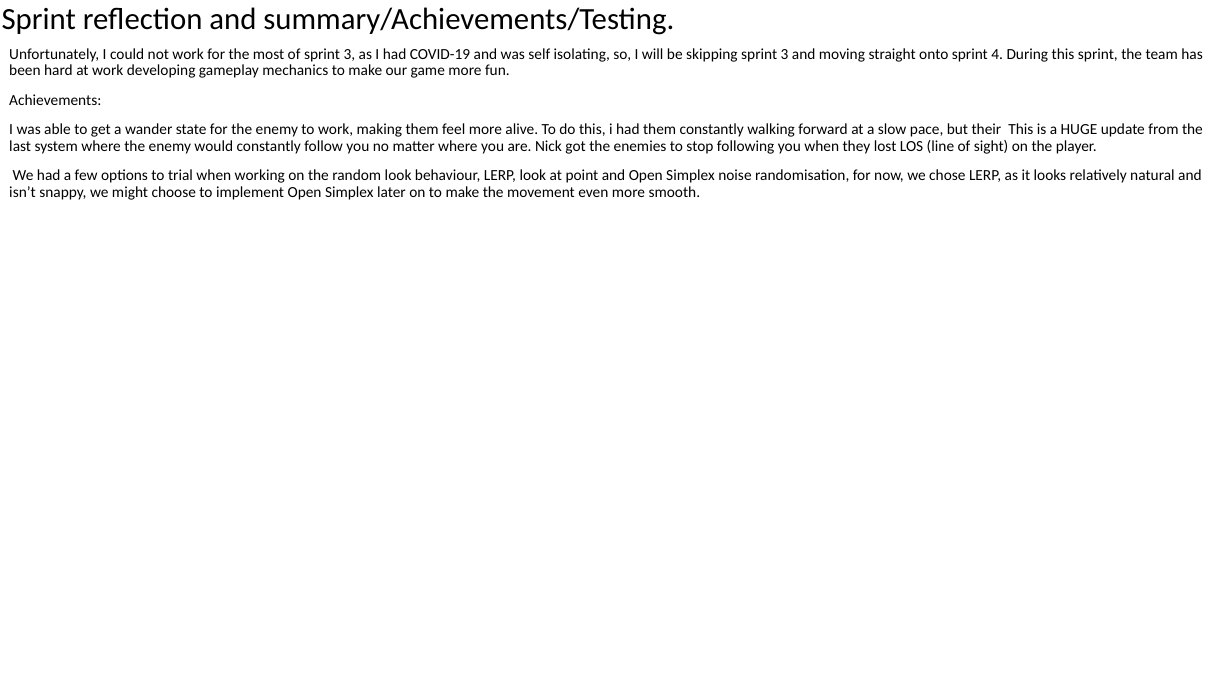
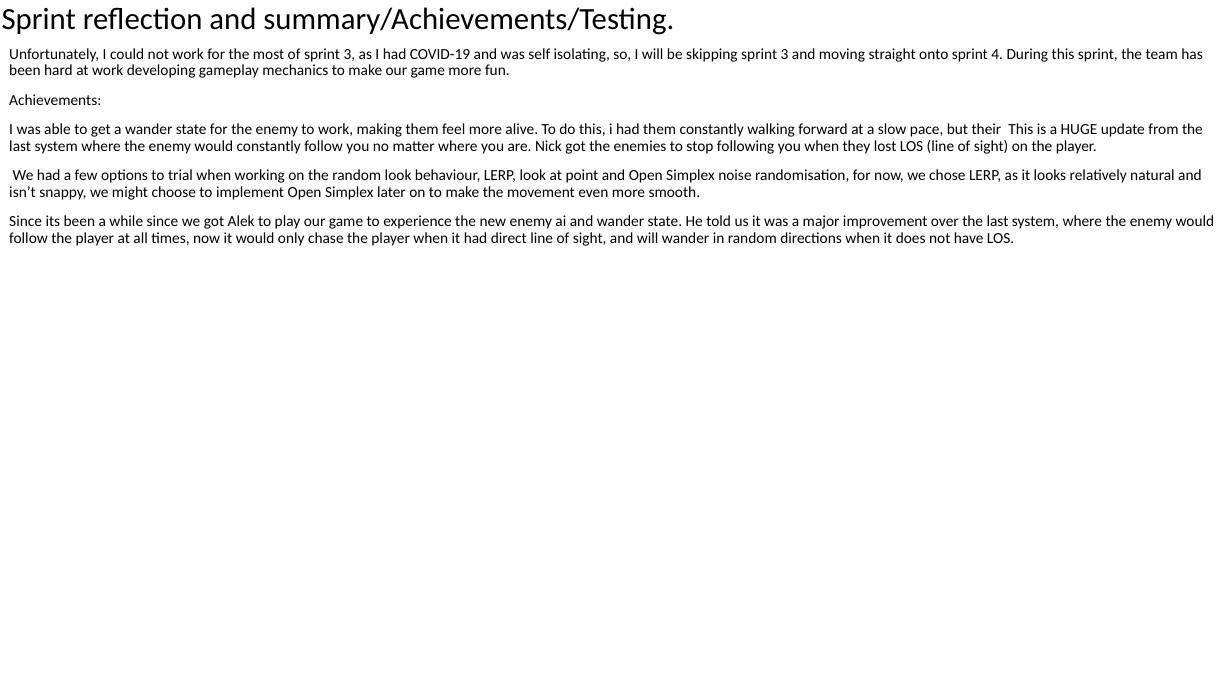
Before and after one commit to Digital-Tech-KKHS/game-design-balzac, a slide deck: slide 4 of documents/sprint-docs/AustinSprint4.pptx. Drawn at 1232x693 pixels with LibreOffice and Linux fonts; fonts in the diff are those of the drawing. Boxes give left, top, right and bottom in pixels: in the first picture for what was removed or moved away, otherwise in the second. Text is boxed around its words. In the diff, an @@ line names an element or a change of style, - is before the commit and + after.

Commit message:
testing

```diff
--- a/documents/sprint-docs/AustinSprint4.pptx
+++ b/documents/sprint-docs/AustinSprint4.pptx
@@ text at (9,215,1215,246): paragraph added @@
+Since its been a while since we got Alek to play our game to experience the new enemy ai and wander state. He told us it was a major improvement over the last system, where the enemy would follow the player at all times, now it would only chase the player when it had direct line of sight, and will wander in random directions when it does not have LOS.
```
Also in this commit, not shown: 3 other files.
